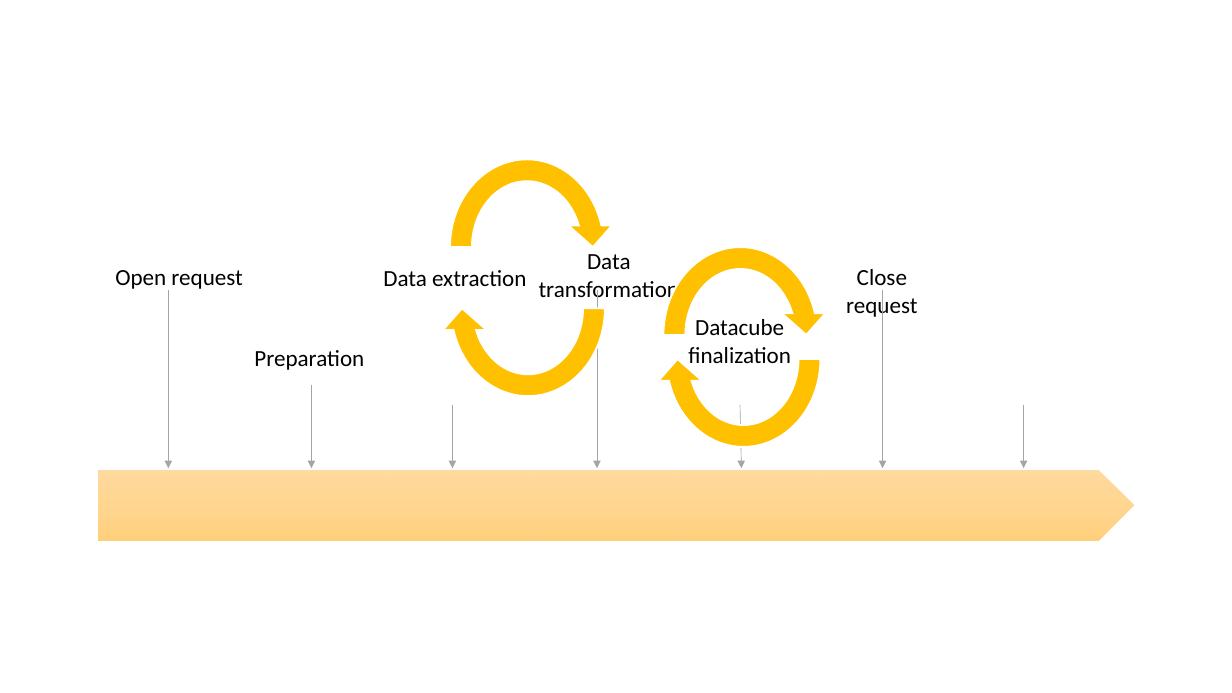
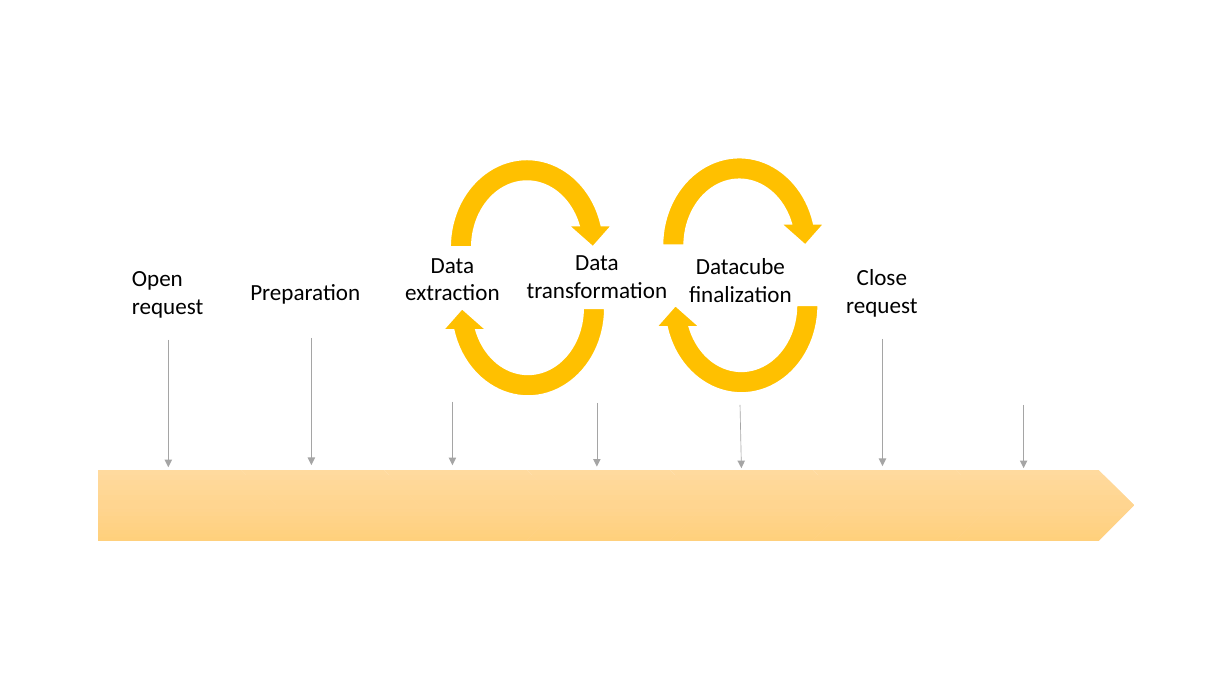
Before and after one commit to DigiBP/digibp-grindelwald, a slide deck: slide 2 of documentation/Grafiken_16052019.pptx. Drawn at 1232x693 pixels with LibreOffice and Linux fonts; fonts in the diff are those of the drawing. Boxes give left, top, right and bottom in pixels: in the first picture for what was removed or moved away, otherwise in the second. Text is boxed around its words. In the diff, an @@ line names an element or a change of style, - is before the commit and + after.

```diff
--- a/documentation/Grafiken_16052019.pptx
+++ b/documentation/Grafiken_16052019.pptx
@@ circular arrow: place and size @@
-circular arrow at [653, 236, 828, 433]
+circular arrow at [652, 146, 827, 344]
@@ circular arrow: place and size @@
-circular arrow at [656, 260, 832, 457]
+circular arrow at [653, 206, 829, 404]
@@ text "Open request" rewrapped from [115, 270, 242, 289] to [132, 271, 203, 318] @@
@@ text "Data extraction" rewrapped from [383, 270, 526, 286] to [405, 258, 499, 300] @@
@@ text "Data transformation" rewrapped from [539, 254, 680, 303] to [527, 255, 668, 298] @@
@@ text "Datacube finalization": place and size @@
-text "Datacube finalization" at [688, 319, 791, 363]
+text "Datacube finalization" at [689, 258, 792, 302]
@@ text "Preparation": place and size @@
-text "Preparation" at [254, 350, 364, 370]
+text "Preparation" at [250, 284, 360, 304]
@@ arrow moved from (168, 290) - (168, 469) to (168, 340) - (168, 468) @@
@@ arrow moved from (311, 385) - (311, 469) to (311, 338) - (311, 465) @@
@@ arrow moved from (883, 290) - (883, 469) to (883, 339) - (883, 466) @@
@@ arrow moved from (597, 290) - (597, 469) to (597, 403) - (597, 467) @@
```
Also in this commit, not shown: 4 other files.
